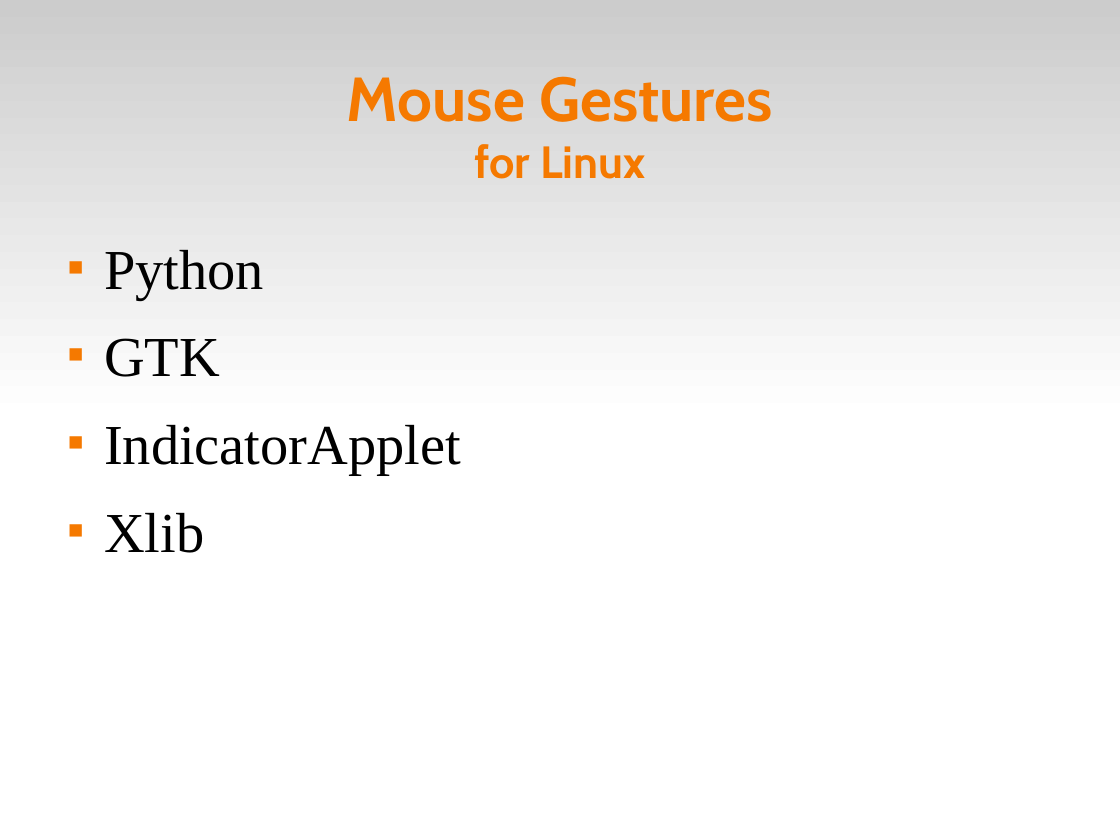
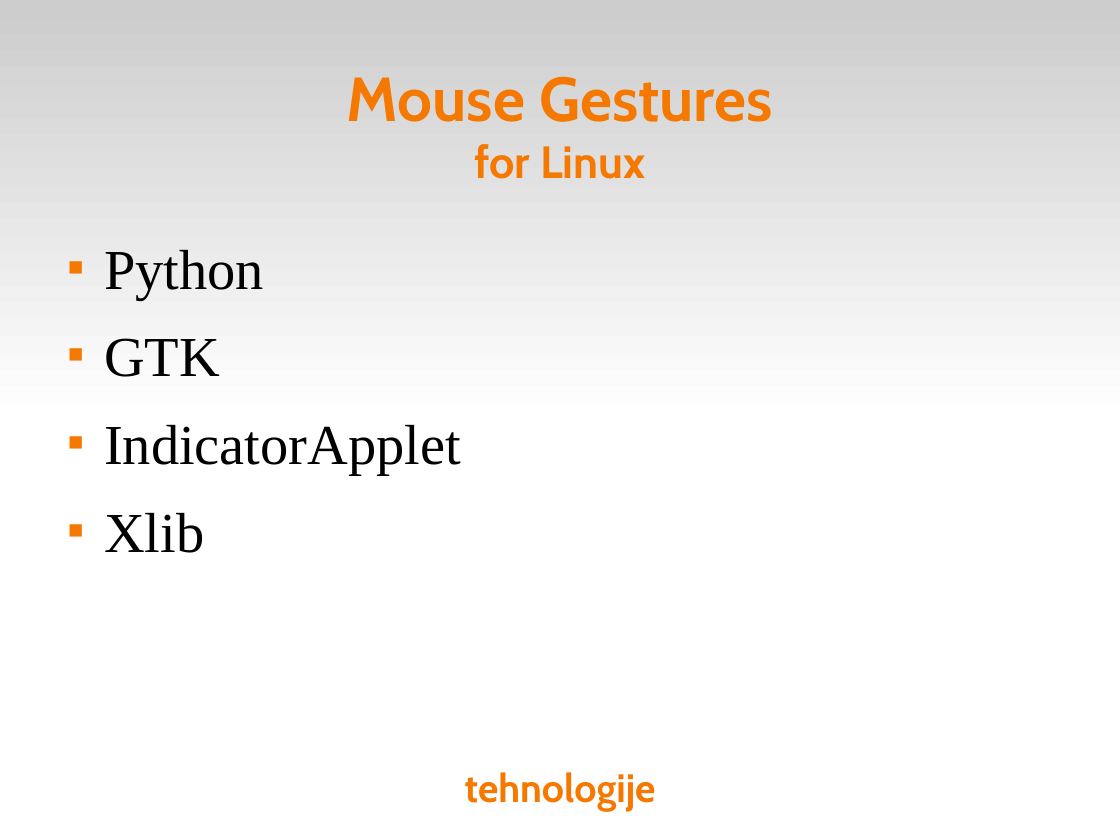
Before and after one commit to anze3db/gms, a slide deck: slide 3 of doc/Predstavitev3.odp. Drawn at 1120x840 pixels with LibreOffice and Linux fonts; fonts in the diff are those of the drawing. Boxes give left, top, right and bottom in pixels: in the first picture for what was removed or moved away, otherwise in the second. Text is boxed around its words. In the diff, an @@ line names an element or a change of style, - is before the commit and + after.

```diff
--- a/doc/Predstavitev3.odp
+++ b/doc/Predstavitev3.odp
@@ title added at (465, 772, 656, 812), 28 pt, text #F57900, bold @@
+tehnologije
```
Also in this commit, not shown: 4 other slides changed, 1 other file.
